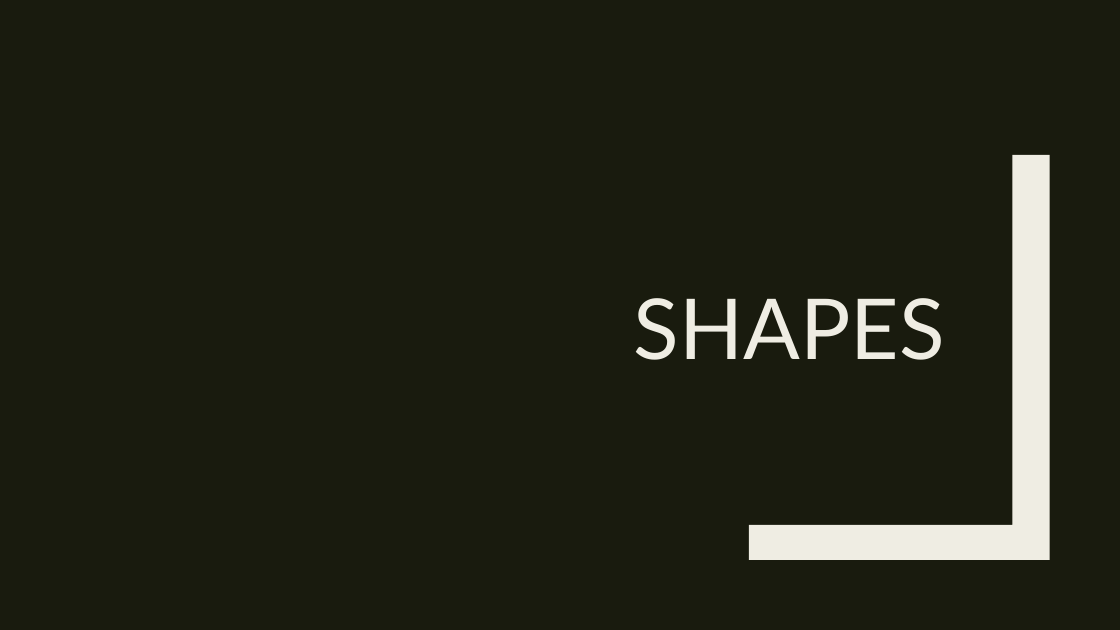
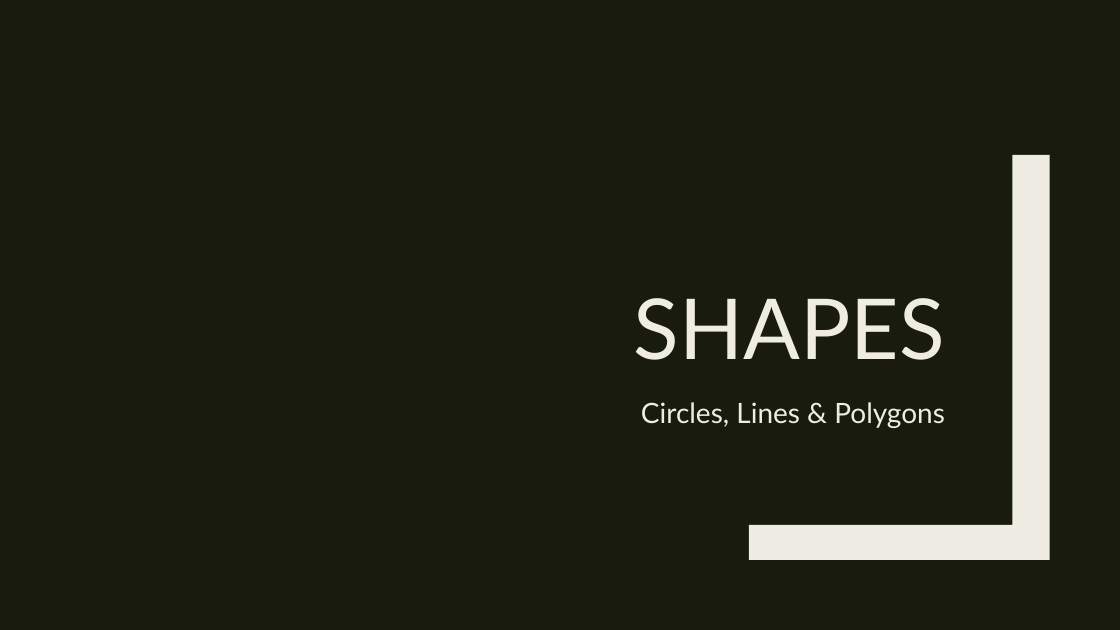
Before and after one commit to RforOperations2018/Class_9-Leaflet, a slide deck: slide 18 of Class 9.pptx (slide 8 before the commit). Drawn at 1120x630 pixels with LibreOffice and Linux fonts; fonts in the diff are those of the drawing. Boxes give left, top, right and bottom in pixels: in the first picture for what was removed or moved away, otherwise in the second. Text is boxed around its words. In the diff, an @@ line names an element or a change of style, - is before the commit and + after.

Commit message:
Slide updates

```diff
--- a/Class 9.pptx
+++ b/Class 9.pptx
@@ text added at (x1=641, y1=402, x2=945, y2=428), 24 pt, text #EFEDE3 @@
+Circles, Lines & Polygons
```
Also in this commit, not shown: 1 other slide changed, 19 slides added, 3 slides removed, 1 other file.
